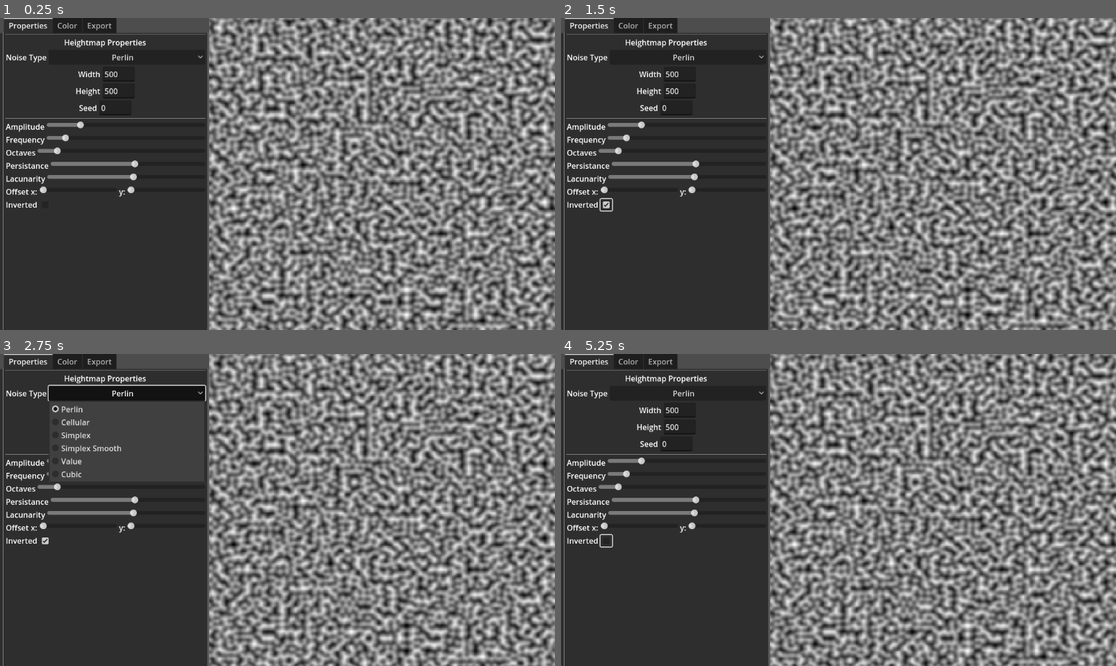
Above: before the commit, frames 1-4 (two rows, left to right).
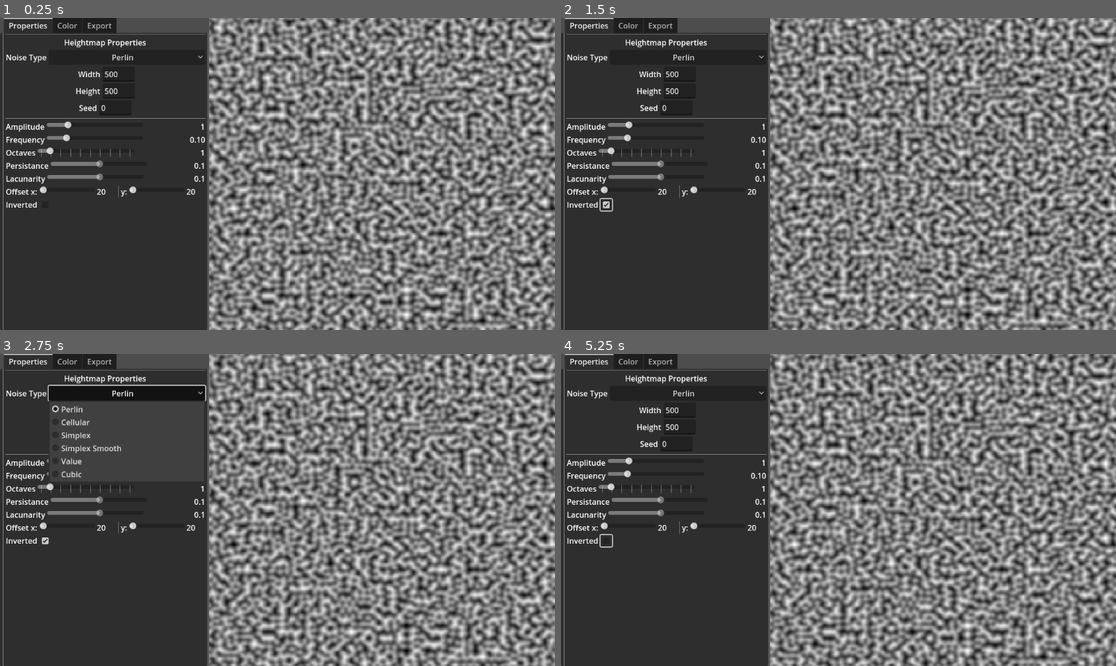
Above: after the commit, the same moments.

Repository: SpeckofDust25/NoiseImageGenerator
Game: Godot game, scene res://heightmap_image_generator.tscn
The game is run twice, just before and just after one commit, with the same random seed, the same clock (stepped at 60 frames per second) and the same inputs.
Inputs (mouse positions are in pixels of both pictures, inside the frame that each line leads up to):
- Up to frame 1 (0.25 s): no input
- Up to frame 2 (1.5 s): click "Perlin" at 0.5 s; click (605, 205) at 1.25 s
- Up to frame 3 (2.75 s): click "Perlin" at 2 s
- Up to frame 4 (5.25 s): click (605, 541) at 2.75 s; click "Perlin" at 3.5 s; click (605, 541) at 4.25 s; tap Enter at 5 s

The runs differ from the first frame. In frame 1, 0.5% of the frame differs, in the area x 7-37%, y 33-58%; in frame 2, 0.5%; in frame 3, 0.4%; in frame 4, 0.5%.

Commit message:
Added Quality of Life Improvements and Labels to display property values

Diff:
--- a/MainInterface.gd
+++ b/MainInterface.gd
@@ -1,6 +1,8 @@
 extends Control
 
 var heightmap_image_generator: Node;
+
+#Control Interactions
 var noise_type_option_button: OptionButton;
 var width_line_edit: LineEdit;
 var height_line_edit: LineEdit;
@@ -14,6 +16,16 @@
 var y_offset_slider: HSlider;
 var inverted_checkbox: CheckBox;
 
+#Labels
+var amplitude_value_label: Label;
+var frequency_value_label: Label;
+var octaves_value_label: Label;
+var persistance_value_label: Label;
+var lacunarity_value_label: Label;
+var x_offset_value_label: Label;
+var y_offset_value_label: Label;
+
+#Initialize
 func _ready():
 	var properties = get_node("HBoxContainer/TabContainer/Properties");
 	heightmap_image_generator = get_node("HeightmapImageGenerator");
@@ -30,6 +42,14 @@
 	y_offset_slider = properties.get_node("HBoxContainer/VBoxContainer/OffsetContainer/YSlider");
 	inverted_checkbox = properties.get_node("HBoxContainer/VBoxContainer/InvertedContainer/InvertedCheckBox");
 
+	amplitude_value_label = properties.get_node("HBoxContainer/VBoxContainer/AmplitudeContainer/AmplitudeValueLabel");
+	frequency_value_label = properties.get_node("HBoxContainer/VBoxContainer/FrequencyContainer/FrequencyValueLabel");
+	octaves_value_label = properties.get_node("HBoxContainer/VBoxContainer/OctavesContainer/OctavesValueLabel");
+	persistance_value_label = properties.get_node("HBoxContainer/VBoxContainer/PersistanceContainer/PersistanceValueLabel");
+	lacunarity_value_label = properties.get_node("HBoxContainer/VBoxContainer/LacunarityContainer/LacunarityValueLabel");
+	x_offset_value_label = properties.get_node("HBoxContainer/VBoxContainer/OffsetContainer/XOffsetValueLabel");
+	y_offset_value_label = properties.get_node("HBoxContainer/VBoxContainer/OffsetContainer/YOffsetValueLabel");
+
 	width_line_edit.text = str(heightmap_image_generator.get_width());
 	height_line_edit.text = str(heightmap_image_generator.get_height());
 	seed_line_edit.text = str(heightmap_image_generator.get_seed());
@@ -41,3 +61,32 @@
 	x_offset_slider.value = heightmap_image_generator.get_x_offset();
 	y_offset_slider.value = heightmap_image_generator.get_y_offset();
 	inverted_checkbox.button_pressed = heightmap_image_generator.get_inverted();
+
+#Connections
+func _amplitude_changed(value):
+	amplitude_value_label.set_text(str(value));
+
+func _frequency_changed(value):
+	frequency_value_label.set_text(str("%.2f" % value));
+
+func _octaves_changed(value):
+	octaves_value_label.set_text(str(value));
+
+	if (value > 1):
+		lacunarity_slider.set_editable(true);
+		persistance_slider.set_editable(true);
+	else:
+		lacunarity_slider.set_editable(false);
+		persistance_slider.set_editable(false);
+
+func _persistance_changed(value):
+	persistance_value_label.set_text(str(value));
+
+func _lacunarity_changed(value):
+	lacunarity_value_label.set_text(str(value));
+
+func _x_offset_changed(value):
+	x_offset_value_label.set_text(str(value));
+
+func _y_offset_changed(value):
+	y_offset_value_label.set_text(str(value));
--- a/heightmap_image_generator.tscn
+++ b/heightmap_image_generator.tscn
@@ -38,6 +38,7 @@
 layout_mode = 2
 
 [node name="HBoxContainer" type="HBoxContainer" parent="MainInterface/HBoxContainer/TabContainer/Properties"]
+clip_contents = true
 layout_mode = 1
 anchors_preset = 15
 anchor_right = 1.0
@@ -138,12 +139,18 @@
 "
 
 [node name="AmplitudeSlider" type="HSlider" parent="MainInterface/HBoxContainer/TabContainer/Properties/HBoxContainer/VBoxContainer/AmplitudeContainer"]
-layout_mode = 2
-size_flags_horizontal = 3
-size_flags_stretch_ratio = 0.25
+custom_minimum_size = Vector2(200, 0)
+layout_mode = 2
+size_flags_horizontal = 2
 max_value = 5.0
 step = 0.001
 
+[node name="AmplitudeValueLabel" type="Label" parent="MainInterface/HBoxContainer/TabContainer/Properties/HBoxContainer/VBoxContainer/AmplitudeContainer"]
+clip_contents = true
+layout_mode = 2
+size_flags_horizontal = 8
+text = "0.5"
+
 [node name="FrequencyContainer" type="HBoxContainer" parent="MainInterface/HBoxContainer/TabContainer/Properties/HBoxContainer/VBoxContainer"]
 layout_mode = 2
 alignment = 1
@@ -153,10 +160,18 @@
 text = "Frequency"
 
 [node name="FrequencySlider" type="HSlider" parent="MainInterface/HBoxContainer/TabContainer/Properties/HBoxContainer/VBoxContainer/FrequencyContainer"]
-layout_mode = 2
-size_flags_horizontal = 3
-max_value = 1.0
+custom_minimum_size = Vector2(200, 0)
+layout_mode = 2
+size_flags_horizontal = 2
+min_value = 0.01
+max_value = 0.5
 step = 0.0
+value = 0.01
+
+[node name="FrequencyValueLabel" type="Label" parent="MainInterface/HBoxContainer/TabContainer/Properties/HBoxContainer/VBoxContainer/FrequencyContainer"]
+clip_contents = true
+layout_mode = 2
+text = "0.1"
 
 [node name="OctavesContainer" type="HBoxContainer" parent="MainInterface/HBoxContainer/TabContainer/Properties/HBoxContainer/VBoxContainer"]
 layout_mode = 2
@@ -166,9 +181,17 @@
 text = "Octaves"
 
 [node name="OctavesSlider" type="HSlider" parent="MainInterface/HBoxContainer/TabContainer/Properties/HBoxContainer/VBoxContainer/OctavesContainer"]
-layout_mode = 2
-size_flags_horizontal = 3
+custom_minimum_size = Vector2(200, 0)
+layout_mode = 2
+size_flags_horizontal = 2
 max_value = 10.0
+tick_count = 10
+ticks_on_borders = true
+
+[node name="OctavesValueLabel" type="Label" parent="MainInterface/HBoxContainer/TabContainer/Properties/HBoxContainer/VBoxContainer/OctavesContainer"]
+clip_contents = true
+layout_mode = 2
+text = "1"
 
 [node name="PersistanceContainer" type="HBoxContainer" parent="MainInterface/HBoxContainer/TabContainer/Properties/HBoxContainer/VBoxContainer"]
 layout_mode = 2
@@ -178,25 +201,37 @@
 text = "Persistance"
 
 [node name="PersistanceSlider" type="HSlider" parent="MainInterface/HBoxContainer/TabContainer/Properties/HBoxContainer/VBoxContainer/PersistanceContainer"]
-layout_mode = 2
-size_flags_horizontal = 3
+custom_minimum_size = Vector2(200, 0)
+layout_mode = 2
+size_flags_horizontal = 2
+min_value = -4.0
+max_value = 4.0
+step = 0.001
+
+[node name="PersistanceValueLabel" type="Label" parent="MainInterface/HBoxContainer/TabContainer/Properties/HBoxContainer/VBoxContainer/PersistanceContainer"]
+clip_contents = true
+layout_mode = 2
+text = "0.5"
+
+[node name="LacunarityContainer" type="HBoxContainer" parent="MainInterface/HBoxContainer/TabContainer/Properties/HBoxContainer/VBoxContainer"]
+layout_mode = 2
+
+[node name="LacunarityLabel" type="Label" parent="MainInterface/HBoxContainer/TabContainer/Properties/HBoxContainer/VBoxContainer/LacunarityContainer"]
+layout_mode = 2
+text = "Lacunarity"
+
+[node name="LacunaritySlider" type="HSlider" parent="MainInterface/HBoxContainer/TabContainer/Properties/HBoxContainer/VBoxContainer/LacunarityContainer"]
+custom_minimum_size = Vector2(200, 0)
+layout_mode = 2
+size_flags_horizontal = 2
 min_value = -1.0
 max_value = 1.0
 step = 0.001
 
-[node name="LacunarityContainer" type="HBoxContainer" parent="MainInterface/HBoxContainer/TabContainer/Properties/HBoxContainer/VBoxContainer"]
-layout_mode = 2
-
-[node name="LacunarityLabel" type="Label" parent="MainInterface/HBoxContainer/TabContainer/Properties/HBoxContainer/VBoxContainer/LacunarityContainer"]
-layout_mode = 2
-text = "Lacunarity"
-
-[node name="LacunaritySlider" type="HSlider" parent="MainInterface/HBoxContainer/TabContainer/Properties/HBoxContainer/VBoxContainer/LacunarityContainer"]
-layout_mode = 2
-size_flags_horizontal = 3
-min_value = -1.0
-max_value = 1.0
-step = 0.001
+[node name="LacunarityValueLabel" type="Label" parent="MainInterface/HBoxContainer/TabContainer/Properties/HBoxContainer/VBoxContainer/LacunarityContainer"]
+clip_contents = true
+layout_mode = 2
+text = "0.5"
 
 [node name="OffsetContainer" type="HBoxContainer" parent="MainInterface/HBoxContainer/TabContainer/Properties/HBoxContainer/VBoxContainer"]
 layout_mode = 2
@@ -210,18 +245,35 @@
 text = "x:"
 
 [node name="XSlider" type="HSlider" parent="MainInterface/HBoxContainer/TabContainer/Properties/HBoxContainer/VBoxContainer/OffsetContainer"]
-layout_mode = 2
-size_flags_horizontal = 3
+custom_minimum_size = Vector2(115, 0)
+layout_mode = 2
+size_flags_horizontal = 0
 max_value = 1000.0
 
+[node name="XOffsetValueLabel" type="Label" parent="MainInterface/HBoxContainer/TabContainer/Properties/HBoxContainer/VBoxContainer/OffsetContainer"]
+clip_contents = true
+custom_minimum_size = Vector2(38, 0)
+layout_mode = 2
+text = "20"
+
+[node name="VSeparator" type="VSeparator" parent="MainInterface/HBoxContainer/TabContainer/Properties/HBoxContainer/VBoxContainer/OffsetContainer"]
+layout_mode = 2
+
 [node name="YLabel" type="Label" parent="MainInterface/HBoxContainer/TabContainer/Properties/HBoxContainer/VBoxContainer/OffsetContainer"]
 layout_mode = 2
 text = "y:"
 
 [node name="YSlider" type="HSlider" parent="MainInterface/HBoxContainer/TabContainer/Properties/HBoxContainer/VBoxContainer/OffsetContainer"]
-layout_mode = 2
-size_flags_horizontal = 3
+custom_minimum_size = Vector2(115, 0)
+layout_mode = 2
+size_flags_horizontal = 0
 max_value = 1000.0
+
+[node name="YOffsetValueLabel" type="Label" parent="MainInterface/HBoxContainer/TabContainer/Properties/HBoxContainer/VBoxContainer/OffsetContainer"]
+clip_contents = true
+custom_minimum_size = Vector2(38, 0)
+layout_mode = 2
+text = "20"
 
 [node name="InvertedContainer" type="HBoxContainer" parent="MainInterface/HBoxContainer/TabContainer/Properties/HBoxContainer/VBoxContainer"]
 layout_mode = 2
@@ -262,11 +314,18 @@
 [connection signal="text_submitted" from="MainInterface/HBoxContainer/TabContainer/Properties/HBoxContainer/VBoxContainer/WidthContainer/WidthLineEdit" to="MainInterface/HeightmapImageGenerator" method="_width_changed"]
 [connection signal="text_submitted" from="MainInterface/HBoxContainer/TabContainer/Properties/HBoxContainer/VBoxContainer/HeightContainer/HeightLineEdit" to="MainInterface/HeightmapImageGenerator" method="_height_changed"]
 [connection signal="text_submitted" from="MainInterface/HBoxContainer/TabContainer/Properties/HBoxContainer/VBoxContainer/SeedContainer/SeedLineEdit" to="MainInterface/HeightmapImageGenerator" method="_seed_changed"]
+[connection signal="value_changed" from="MainInterface/HBoxContainer/TabContainer/Properties/HBoxContainer/VBoxContainer/AmplitudeContainer/AmplitudeSlider" to="MainInterface" method="_amplitude_changed"]
 [connection signal="value_changed" from="MainInterface/HBoxContainer/TabContainer/Properties/HBoxContainer/VBoxContainer/AmplitudeContainer/AmplitudeSlider" to="MainInterface/HeightmapImageGenerator" method="_amplitude_changed"]
+[connection signal="value_changed" from="MainInterface/HBoxContainer/TabContainer/Properties/HBoxContainer/VBoxContainer/FrequencyContainer/FrequencySlider" to="MainInterface" method="_frequency_changed"]
 [connection signal="value_changed" from="MainInterface/HBoxContainer/TabContainer/Properties/HBoxContainer/VBoxContainer/FrequencyContainer/FrequencySlider" to="MainInterface/HeightmapImageGenerator" method="_frequency_changed"]
+[connection signal="value_changed" from="MainInterface/HBoxContainer/TabContainer/Properties/HBoxContainer/VBoxContainer/OctavesContainer/OctavesSlider" to="MainInterface" method="_octaves_changed"]
 [connection signal="value_changed" from="MainInterface/HBoxContainer/TabContainer/Properties/HBoxContainer/VBoxContainer/OctavesContainer/OctavesSlider" to="MainInterface/HeightmapImageGenerator" method="_octaves_changed"]
+[connection signal="value_changed" from="MainInterface/HBoxContainer/TabContainer/Properties/HBoxContainer/VBoxContainer/PersistanceContainer/PersistanceSlider" to="MainInterface" method="_persistance_changed"]
 [connection signal="value_changed" from="MainInterface/HBoxContainer/TabContainer/Properties/HBoxContainer/VBoxContainer/PersistanceContainer/PersistanceSlider" to="MainInterface/HeightmapImageGenerator" method="_persistance_changed"]
+[connection signal="value_changed" from="MainInterface/HBoxContainer/TabContainer/Properties/HBoxContainer/VBoxContainer/LacunarityContainer/LacunaritySlider" to="MainInterface" method="_lacunarity_changed"]
 [connection signal="value_changed" from="MainInterface/HBoxContainer/TabContainer/Properties/HBoxContainer/VBoxContainer/LacunarityContainer/LacunaritySlider" to="MainInterface/HeightmapImageGenerator" method="_lacunarity_slider"]
+[connection signal="value_changed" from="MainInterface/HBoxContainer/TabContainer/Properties/HBoxContainer/VBoxContainer/OffsetContainer/XSlider" to="MainInterface" method="_x_offset_changed"]
 [connection signal="value_changed" from="MainInterface/HBoxContainer/TabContainer/Properties/HBoxContainer/VBoxContainer/OffsetContainer/XSlider" to="MainInterface/HeightmapImageGenerator" method="_x_changed"]
+[connection signal="value_changed" from="MainInterface/HBoxContainer/TabContainer/Properties/HBoxContainer/VBoxContainer/OffsetContainer/YSlider" to="MainInterface" method="_y_offset_changed"]
 [connection signal="value_changed" from="MainInterface/HBoxContainer/TabContainer/Properties/HBoxContainer/VBoxContainer/OffsetContainer/YSlider" to="MainInterface/HeightmapImageGenerator" method="_y_changed"]
 [connection signal="toggled" from="MainInterface/HBoxContainer/TabContainer/Properties/HBoxContainer/VBoxContainer/InvertedContainer/InvertedCheckBox" to="MainInterface/HeightmapImageGenerator" method="_inverted_changed"]
